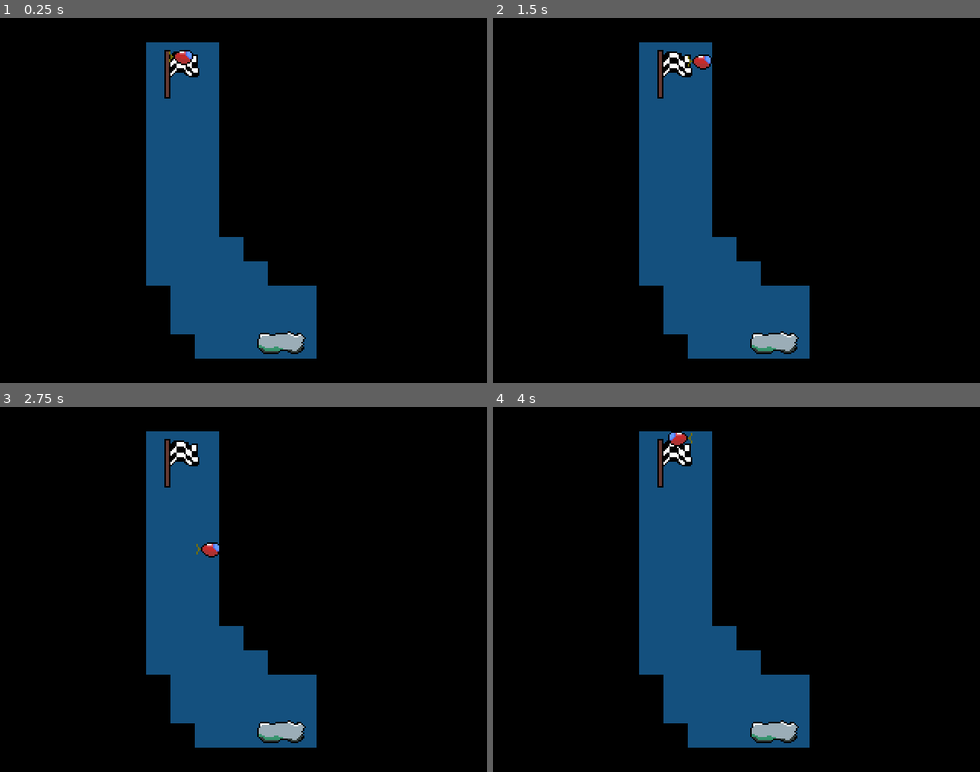
Above: before the commit, frames 1-4 (two rows, left to right).
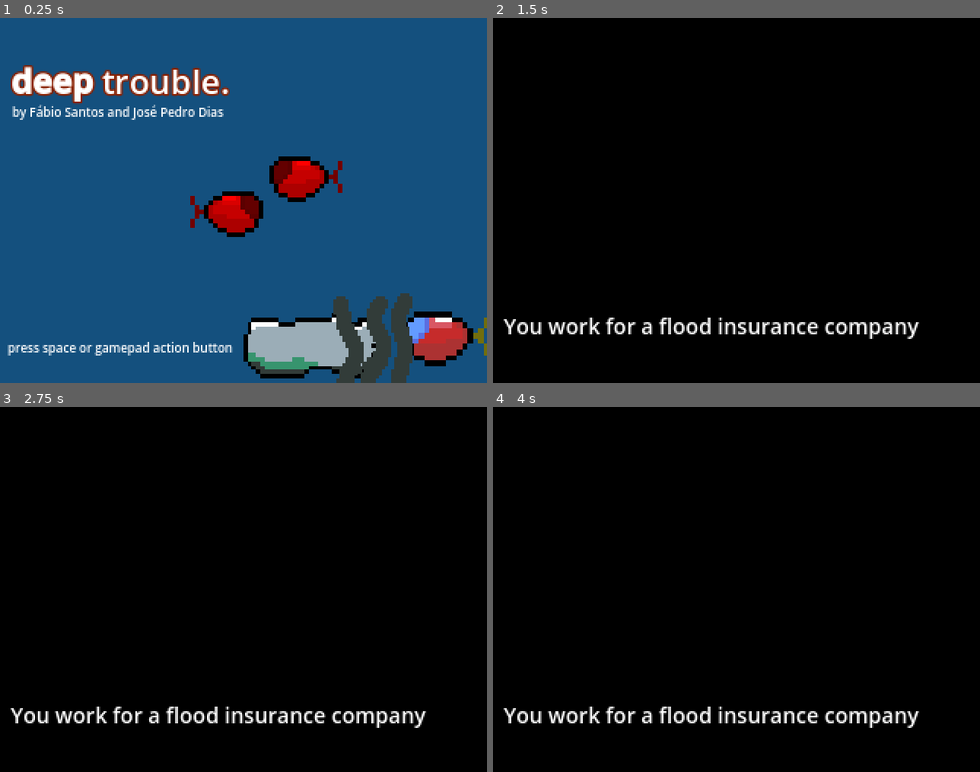
Above: after the commit, the same moments.

Repository: fabiosantoscode/game-deep-trouble
Game: Godot game, scene res://elements/level_rotator.tscn
The game is run twice, just before and just after one commit, with the same random seed, the same clock (stepped at 60 frames per second) and the same inputs.
Inputs (mouse positions are in pixels of both pictures, inside the frame that each line leads up to):
- Up to frame 1 (0.25 s): no input
- Up to frame 2 (1.5 s): tap Space (shoot) at 0.5, 0.6, 1.25, 1.35 s; move the mouse to (843, 182) at 0.52 s; hold D (right) 0.53-1.28 s; click (843, 182) at 0.67 s; move the mouse to (639, 218) at 1.27 s; hold S (down) from 1.28 s (still down); click (639, 218) at 1.42 s
- Up to frame 3 (2.75 s): move the mouse to (292, 509) at 2.02 s; release S (down) at 2.03 s; hold D (right) from 2.03 s (still down); tap Space (shoot) at 2.1 s; click (292, 509) at 2.17 s
- Up to frame 4 (4 s): move the mouse to (712, 662) at 2.77 s; release D (right) at 2.78 s; hold W (up) 2.78-3.53 s; tap Space (shoot) at 2.85, 3.6 s; click (712, 662) at 2.92 s; move the mouse to (882, 644) at 3.52 s; hold A (left) from 3.53 s (still down); click (882, 644) at 3.67 s

The runs differ from the first frame. In frame 1, 85% of the frame differs, in the area x 0-100%, y 0-100%; in frame 2, 17%; in frame 3, 17%; in frame 4, 17%.

Commit message:
intro level, and title screen

Diff:
--- a/elements/level_rotator.gd
+++ b/elements/level_rotator.gd
@@ -2,6 +2,7 @@
 class_name LevelRotator
 
 @onready var level_container: Node = $LevelContainer
+const LEVEL_TITLE_SCREEN = preload("res://levels/level_title_screen.tscn")
 
 var level_scene_name_start = "res://levels/level"
 var level_scene_name_end = ".tscn"
@@ -19,18 +20,38 @@
 static func next_level(from_child: Node):
 	var level_rot = find_level_rotator(from_child)
 	if level_rot != null:
-		level_rot._start_level.call_deferred(level_rot.current_level + 1)
+		if level_rot.current_level == level_rot.level_count:
+			level_rot._beat_game.call_deferred()
+		else:
+			level_rot._start_level.call_deferred(level_rot.current_level + 1)
+
+static func story_level(from_child: Node):
+	var level_rot = find_level_rotator(from_child)
+	if level_rot != null:
+		level_rot._start_level(0)
 
 func _ready():
-	_start_level(1)
+	_start_title_screen()
 
-func _start_level(level_num: int):
+func _clear_current_level():
 	for prev_level in level_container.get_children():
 		level_container.remove_child(prev_level)
 		prev_level.queue_free()
+
+func _start_level(level_num: int):
+	_clear_current_level()
 
 	current_level = level_num
 
 	var level_file = level_scene_name_start + str(level_num) + level_scene_name_end
 	var level = load(level_file).instantiate()
 	level_container.add_child(level)
+
+func _start_title_screen():
+	_clear_current_level()
+	level_container.add_child(LEVEL_TITLE_SCREEN.instantiate())
+
+func _beat_game():
+	_clear_current_level()
+
+	print("TODO end screen")
--- /dev/null
+++ b/levels/level0.tscn
@@ -0,0 +1,71 @@
+[gd_scene load_steps=3 format=3 uid="uid://qfla3tojx0w4"]
+
+[ext_resource type="Texture2D" uid="uid://61ned4b2awpp" path="res://sprites/black-16.png" id="1_h6fn6"]
+
+[sub_resource type="GDScript" id="GDScript_w4pj8"]
+script/source = "extends Node2D
+
+@onready var labels: Node2D = $Labels
+
+func _ready():
+	for i in range(labels.get_child_count()):
+		_show(i)
+		await get_tree().create_timer(4.0).timeout
+		_show(-1)
+		await get_tree().create_timer(0.5).timeout
+	LevelRotator.next_level(self)
+
+func _show(child_i):
+	var cc = labels.get_children()
+	for c in range(labels.get_child_count()):
+		cc[c].visible = c == child_i
+"
+
+[node name="Level0" type="Node2D"]
+script = SubResource("GDScript_w4pj8")
+
+[node name="Black-16" type="Sprite2D" parent="."]
+scale = Vector2(17849, 10000)
+texture = ExtResource("1_h6fn6")
+
+[node name="Labels" type="Node2D" parent="."]
+
+[node name="Label" type="Label" parent="Labels"]
+offset_left = 7.0
+offset_top = 193.0
+offset_right = 319.0
+offset_bottom = 216.0
+theme_override_font_sizes/font_size = 14
+text = "You work for a flood insurance company"
+
+[node name="Label2" type="Label" parent="Labels"]
+offset_left = 7.0
+offset_top = 193.0
+offset_right = 198.0
+offset_bottom = 216.0
+theme_override_font_sizes/font_size = 14
+text = "But the sea level is rising"
+
+[node name="Label3" type="Label" parent="Labels"]
+offset_left = 7.0
+offset_top = 193.0
+offset_right = 339.0
+offset_bottom = 216.0
+theme_override_font_sizes/font_size = 14
+text = "Collect rocks from the bottom of the ocean"
+
+[node name="Label6" type="Label" parent="Labels"]
+offset_left = 7.0
+offset_top = 193.0
+offset_right = 238.0
+offset_bottom = 216.0
+theme_override_font_sizes/font_size = 14
+text = "In order to lower the sea level"
+
+[node name="Label4" type="Label" parent="Labels"]
+offset_left = 7.0
+offset_top = 193.0
+offset_right = 354.0
+offset_bottom = 216.0
+theme_override_font_sizes/font_size = 14
+text = "But watch out for the disaster news company"
--- /dev/null
+++ b/levels/level_title_screen.tscn
@@ -0,0 +1,143 @@
+[gd_scene load_steps=8 format=3 uid="uid://dwfgbugpynr7e"]
+
+[ext_resource type="Texture2D" uid="uid://da6b5k1qrxgyp" path="res://sub/sub1.png" id="1_iersk"]
+[ext_resource type="Texture2D" uid="uid://2bahieafjh65" path="res://elements/rock.png" id="2_1f1ub"]
+[ext_resource type="PackedScene" uid="uid://cwf30qh2q2g57" path="res://elements/bubble_spawner.tscn" id="3_nkytd"]
+[ext_resource type="PackedScene" uid="uid://dum2btrk8qyos" path="res://elements/algae.tscn" id="4_nkytd"]
+
+[sub_resource type="GDScript" id="GDScript_nkytd"]
+script/source = "extends Node2D
+
+func _input(event: InputEvent) -> void:
+	if event is InputEventMouseMotion: return
+	if event is InputEventScreenTouch: return
+
+	if event is InputEventAction: LevelRotator.story_level(self)
+	if event is InputEventFromWindow: LevelRotator.story_level(self)
+	if event is InputEventJoypadButton: LevelRotator.story_level(self)
+	if event is InputEventJoypadMotion: LevelRotator.story_level(self)
+	if event is InputEventMouseButton: LevelRotator.story_level(self)
+"
+
+[sub_resource type="Curve2D" id="Curve2D_kbpsx"]
+_data = {
+"points": PackedVector2Array(0, 0, 0, 0, 280, 177, 0, 0, 0, 0, 162.075, 177, 0, 0, 0, 0, 280, 176)
+}
+point_count = 3
+
+[sub_resource type="GDScript" id="GDScript_1f1ub"]
+script/source = "extends PathFollow2D
+
+var speed = 0.3
+func _process(delta: float) -> void:
+	var old_pos = self.global_position
+	self.progress_ratio += speed * delta
+	$Sub2.flip_h = self.global_position.x < old_pos.x
+"
+
+[node name="LevelTitleScreen" type="Node2D"]
+script = SubResource("GDScript_nkytd")
+metadata/_edit_vertical_guides_ = [106.0, 211.0]
+metadata/_edit_horizontal_guides_ = [80.0, 160.0]
+
+[node name="Sub1" type="Sprite2D" parent="."]
+position = Vector2(286, 218)
+scale = Vector2(3.55055, 3.55055)
+texture = ExtResource("1_iersk")
+flip_h = true
+
+[node name="Enemies" type="Node2D" parent="."]
+position = Vector2(-80, -65)
+
+[node name="Path2D" type="Path2D" parent="Enemies"]
+position = Vector2(70.815, 0)
+curve = SubResource("Curve2D_kbpsx")
+
+[node name="PathFollow2D" type="PathFollow2D" parent="Enemies/Path2D"]
+position = Vector2(221.599, 177)
+progress = 58.4007
+rotates = false
+cubic_interp = false
+script = SubResource("GDScript_1f1ub")
+
+[node name="Sub2" type="Sprite2D" parent="Enemies/Path2D/PathFollow2D"]
+modulate = Color(1, 0, 0, 1)
+position = Vector2(0.400695, 9.53674e-07)
+scale = Vector2(2.98438, 2.98438)
+texture = ExtResource("1_iersk")
+
+[node name="Path2D2" type="Path2D" parent="Enemies"]
+position = Vector2(-30.8, 24.45)
+curve = SubResource("Curve2D_kbpsx")
+
+[node name="PathFollow2D" type="PathFollow2D" parent="Enemies/Path2D2"]
+position = Vector2(248.549, 176.267)
+progress = 204.402
+rotates = false
+cubic_interp = false
+script = SubResource("GDScript_1f1ub")
+
+[node name="Sub2" type="Sprite2D" parent="Enemies/Path2D2/PathFollow2D"]
+modulate = Color(1, 0, 0, 1)
+position = Vector2(0.400695, 9.53674e-07)
+scale = Vector2(2.98438, 2.98438)
+texture = ExtResource("1_iersk")
+
+[node name="RichTextLabel" type="RichTextLabel" parent="."]
+custom_minimum_size = Vector2(300, 98.485)
+offset_left = 7.0
+offset_top = 26.0
+offset_right = 307.0
+offset_bottom = 124.485
+theme_override_colors/font_outline_color = Color(0.536807, 0.122628, 0, 0.988235)
+theme_override_constants/outline_size = 5
+theme_override_font_sizes/normal_font_size = 22
+theme_override_font_sizes/bold_font_size = 22
+bbcode_enabled = true
+text = "[b]deep[/b] trouble."
+
+[node name="BubbleSpawner" parent="." instance=ExtResource("3_nkytd")]
+position = Vector2(179.398, 220.199)
+scale = Vector2(0.7, 0.7)
+rate = 2.21
+speed = 18.375
+sway_width = 10
+
+[node name="BubbleSpawner3" parent="." instance=ExtResource("3_nkytd")]
+position = Vector2(224.398, 214.199)
+scale = Vector2(0.7, 0.7)
+rate = 2.21
+speed = 18.375
+sway_width = 10
+
+[node name="BubbleSpawner2" parent="." instance=ExtResource("3_nkytd")]
+position = Vector2(229.398, 218.199)
+scale = Vector2(2, 2)
+rate = 2.21
+speed = 18.375
+sway_width = 10
+
+[node name="Rock" type="Sprite2D" parent="."]
+position = Vector2(206.398, 217.199)
+scale = Vector2(2.89988, 2.89988)
+texture = ExtResource("2_1f1ub")
+
+[node name="Algae2" parent="." instance=ExtResource("4_nkytd")]
+position = Vector2(247, 209)
+scale = Vector2(1.98753, 1.98753)
+
+[node name="Label" type="Label" parent="."]
+offset_left = 8.0
+offset_top = 56.0
+offset_right = 220.0
+offset_bottom = 79.0
+theme_override_font_sizes/font_size = 8
+text = "by Fábio Santos and José Pedro Dias"
+
+[node name="Label2" type="Label" parent="."]
+offset_left = 5.0
+offset_top = 211.0
+offset_right = 217.0
+offset_bottom = 234.0
+theme_override_font_sizes/font_size = 8
+text = "press space or gamepad action button"
